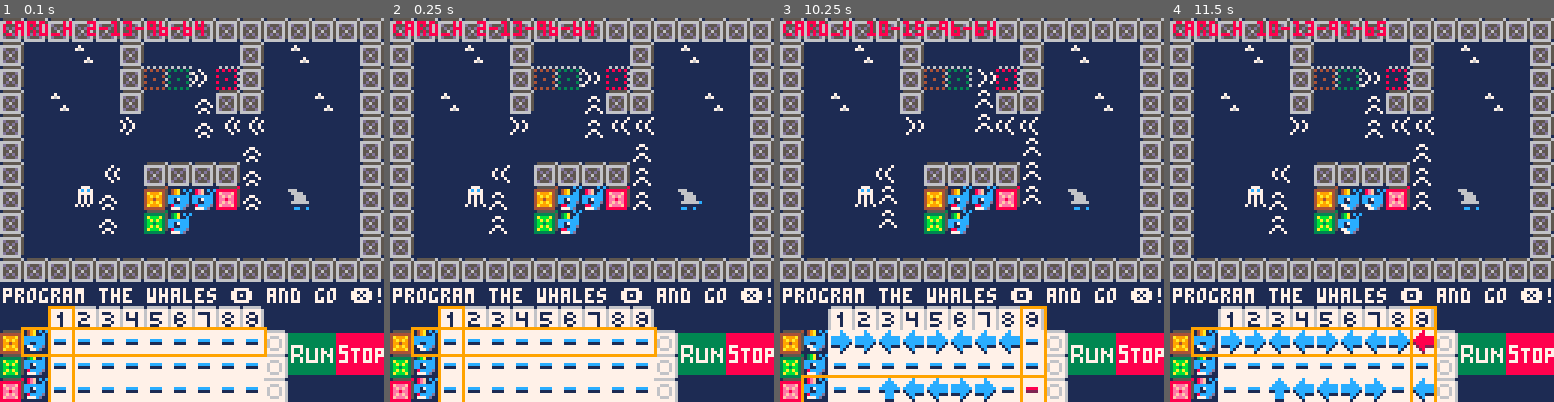
Above: before the commit, frames 1-4 (left to right).
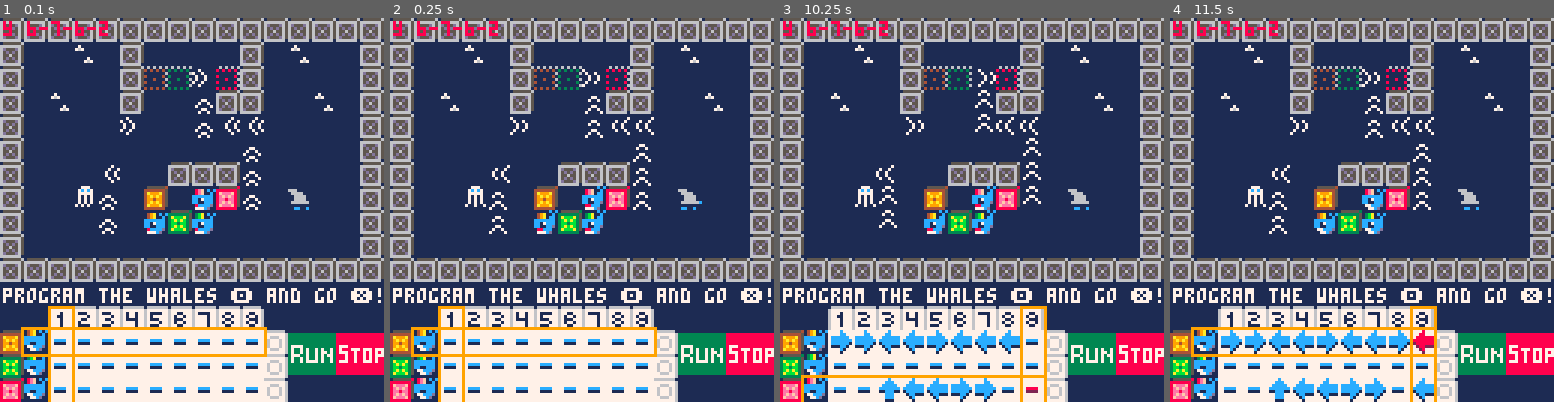
Above: after the commit, the same moments.

Repository: marcduiker/pico-8-games
Game: PICO-8 cartridge carts/yuckyyaml/yucky_yaml.p8
Two runs of this game, one before a commit and one after it. Both use one fixed random seed, a clock stepped at 60 frames per second and the inputs below.
Inputs:
- Up to frame 1 (0.1 s): no input
- Up to frame 2 (0.25 s): no input
- Up to frame 3 (10.25 s): tap X (X key) at 0.33, 1.07, 1.85, 2.97, 4.08, 5.2, 6.32, 7.43, 8.55, 9.67 s; tap O (Z key) at 0.7, 1.7, 2.1, 2.5, 2.9, 3.3, 3.7, 4.1, 4.5, 4.9, 5.3, 5.7, 6.1, 6.5, 6.9, 7.3, 7.7, 8.1, 8.5, 8.9, 9.3, 9.7, 10.1 s; hold Right 1.6-2.1 s; hold Up 2.15-2.42 s; hold Right 2.47-3.03 s; hold Left 3.08-3.58 s; hold Down 3.63-3.97 s; hold Right 4.02-4.68 s; hold Up 4.73-5.03 s; hold Left 5.08-5.68 s; hold Down 5.73-6.03 s; hold Right 6.08-6.58 s; hold Right 6.63-7.13 s; hold Up 7.18-7.45 s; hold Right 7.5-8.07 s; hold Left 8.12-8.62 s; hold Down 8.67-9 s; hold Right 9.05-9.72 s; hold Up 9.77-10.07 s; hold Left from 10.12 s (still down)
- Up to frame 4 (11.5 s): tap O (Z key) at 10.5, 10.9, 11.3 s; release Left at 10.72 s; hold Down 10.77-11.07 s; tap X (X key) at 10.78 s; hold Right from 11.12 s (still down)

The runs differ from the first frame. In frame 1, 2.5% of the frame differs, in the area x 0-57%, y 0-100%; in frame 2, 2.5%; in frame 3, 2.5%; in frame 4, 2.5%.

Commit message:
Initializing a level is working

Diff:
--- a/carts/yuckyyaml/yucky_yaml.p8
+++ b/carts/yuckyyaml/yucky_yaml.p8
@@ -9,10 +9,19 @@
 local _t
 local _spd
 local p
-local w1={x=7,y=7,s=1,c=17,d=0}
-local w2={x=7,y=8,s=1,c=18,d=0}
-local w3={x=8,y=7,s=1,c=19,d=0}
-local whales={w1,w2,w3}
+local whale_colors={17,18,19}
+local whale1={x=nil,y=nil,s=1,c=whale_colors[1],d=0}
+local whale2={x=nil,y=nil,s=1,c=whale_colors[2],d=0}
+local whale3={x=nil,y=nil,s=1,c=whale_colors[3],d=0}
+local whales={whale1,whale2,whale3}
+local container_tiles={43,59,45}
+local end_tiles={44,60,46}
+local container_y={x=nil,y=nil,x_end=nil,y_end=nil,tile=container_tiles[1],tile_end=end_tiles[1]}
+local container_g={x=nil,y=nil,x_end=nil,y_end=nil,tile=container_tiles[2],tile_end=end_tiles[2]}
+local container_r={x=nil,y=nil,x_end=nil,y_end=nil,tile=container_tiles[3],tile_end=end_tiles[3]}
+local containers={}
+local levels={}
+local current_level={}
 local new_x
 local new_y
 local old_x
@@ -22,10 +31,9 @@
 	_t=0
 	_spd=3
 	_init_levels()
-	_init_cards()
-	_upd=_update_cards
-	_drw=_draw_cards
-	p=w1
+	current_level=levels[1]
+	_upd=_upd_init_level
+	_drw=_drw_init_level
 end
 
 function _update()
@@ -38,6 +46,63 @@
  cls()
  map(0,0,0,0,16,16)
  _drw()
+end
+
+function _init_levels()
+	levels={
+		level_1,
+		}
+end
+
+function init_whales(level)
+	whale1.x=level.whale1_x
+	whale1.y=level.whale1_y
+	whale2.x=level.whale2_x
+	whale2.y=level.whale2_y
+	whale3.x=level.whale3_x
+	whale3.y=level.whale3_y
+end
+
+function init_containers(level)
+	-- start position containers
+	container_y.x=level.cy_start_x
+	container_y.y=level.cy_start_y
+	container_g.x=level.cg_start_x
+	container_g.y=level.cg_start_y
+	container_r.x=level.cr_start_x
+	container_r.y=level.cr_start_y
+
+	-- end position containers
+	container_y.x_end=level.cy_end_x
+	container_y.y_end=level.cy_end_y
+	container_g.x_end=level.cg_end_x
+	container_g.y_end=level.cg_end_y
+	container_r.x_end=level.cr_end_x
+	container_r.y_end=level.cr_end_y
+
+	containers={container_y,container_g,container_r}
+end
+
+function _upd_init_level()
+	init_whales(current_level)
+	init_containers(current_level)
+	_init_cards()
+	_upd=_update_cards
+end
+
+function _drw_init_level()
+	-- draw whales
+	for whale in all(whales) do
+		draw_whale(whale)
+	end
+
+	-- draw containers & end tiles
+	for container in all(containers) do
+		mset(container.x,container.y,container.tile)
+		mset(container.x_end,container.y_end,container.tile_end)
+	end
+
+	_drw=_draw_cards
 end
 
 function _update_manual()
@@ -86,8 +152,8 @@
 end
 
 function _draw_game()
-	spr(p.s,p.x*8,p.y*8,1,1)
-	spr(p.c,p.x*8,p.y*8,1,1)
+	--spr(p.s,p.x*8,p.y*8,1,1)
+	--spr(p.c,p.x*8,p.y*8,1,1)
 
 	--rect(2*8,12*8,3*8,16*8-1,9)
 	--rect(1*8-1,14*8-1,11*8,15*8,9)
@@ -96,15 +162,9 @@
 -->8
 -- movement
 
-local box_types={43,45,59}
-local yellow_box={x=nil,y=nil,tile=43,finish=44}
-local green_box={x=nil,y=nil,tile=59,finish=60}
-local red_box={x=nil,y=nil,tile=45,finish=46}
-
 local dirs={0,1,2,3}
 local x_dirs={-1,1,0,0}
 local y_dirs={0,0,-1,1}
-local box
 
 function can_move(new_x,new_y,old_x,old_y)
 	if not has_moved(new_x,new_y,old_x,old_y) then
@@ -126,7 +186,7 @@
 			if is_wall or is_movable then
 				return false
 			else
-				--move box
+				--move container
 				mset(moved_x,moved_y,map_tile)
 				remove_tile(new_x,new_y)
 			end
@@ -161,20 +221,20 @@
 	end
 end
 
-function is_box(x,y)
+function is_container(x,y)
 	local tile=mget(x,y)
-	if is_in_sequence(tile,box_types) then
+	if is_in_sequence(tile,container_tiles) then
 		return true
 	end
 	return false
 end
 
-function push_box(box,d)
-	local new_x=box.x+x_dirs[d+1]
-	local new_y=box.y+y_dirs[d+1]
+function push_container(container,d)
+	local new_x=container.x+x_dirs[d+1]
+	local new_y=container.y+y_dirs[d+1]
 	if can_move(new_x,new_y) then
-		box.x=new_x
-		box.y=new_y
+		container.x=new_x
+		container.y=new_y
 	end
 end
 
@@ -221,21 +281,26 @@
 	end
 end
 
-function _draw_whale(w)
+function draw_whale(w)
 	spr(w.s,w.x*8,w.y*8,1,1)
 	spr(w.c,w.x*8,w.y*8,1,1)
 end
 -->8
 -- cards
 
-local w1_steps={}
-local w2_steps={}
-local w3_steps={}
+local whale1_steps={}
+local whale2_steps={}
+local whale3_steps={}
 local rows={13,14,15}
 local cols={2,3,4,5,6,7,8,9,10}
 local cards_spr_toplay={64,65,66,67,68}
 local cards_spr_played={80,81,82,83,84}
 local cards_spr_high={96,97,98,99,100}
+local sleeping_whales={}
+sleeping_whales[rows[1]]=118
+sleeping_whales[rows[2]]=119
+sleeping_whales[rows[3]]=120
+local results={69,85,101}
 local row_old
 local col_old
 local row_new
@@ -245,11 +310,33 @@
 local row_select={x=1,y=rows[1],xsize=10,ysize=1}
 local col_select={x=cols[1],y=12,xsize=1,ysize=4}
 
+function load_steps()
+
+	-- whale1
+
+	table.insert(whale1_steps,"1")
+
+end
+
+function _init_level(levelNr)
+
+end
+
 function _init_cards()
 	row_new=rows[1]
 	col_new=cols[1]
 	row_old=row_new
 	col_old=col_new
+	for row in all(rows) do
+		for col in all(cols) do
+			-- default card
+			mset(col,row, cards_spr_toplay[1])
+		end
+		-- sleeping whale
+		mset(cols[1]-1,row,sleeping_whales[row])
+		-- result box
+		mset(cols[9]+1,row,results[1])
+	end
 end
 
 function _update_cards()
@@ -281,9 +368,9 @@
 end
 
 function update_whale_sprites()
-	w1.s=anim_item(wh_spr,wh_spd)
-	w2.s=anim_item(wh_spr,wh_spd)
-	w3.s=anim_item(wh_spr,wh_spd)
+	whale1.s=anim_item(wh_spr,wh_spd)
+	whale2.s=anim_item(wh_spr,wh_spd)
+	whale3.s=anim_item(wh_spr,wh_spd)
 end
 
 function update_row_col()
@@ -353,9 +440,9 @@
 end
 
 function draw_whales()
-	_draw_whale(w1)
-	_draw_whale(w2)
-	_draw_whale(w3)
+	draw_whale(whale1)
+	draw_whale(whale2)
+	draw_whale(whale3)
 end
 
 function draw_debug()
@@ -363,7 +450,7 @@
 	--rect(0,0,80,30,7)
 	--print("new "..row_new.."-"..col_new,1,1,8)
 	--print("old "..row_old.."-"..col_old,1,8,8)
-	print("card_h "..card_h.col.."-"..card_h.row.."-"..card_h.hi.."-"..card_h.prev,1,1,8)
+	print("y "..containers[1].x.."-"..containers[1].y.."-"..containers[1].x_end.."-"..containers[1].y_end,1,1,8)
 end
 -->8
 -- menu
@@ -388,108 +475,43 @@
 	}
 end
 
-
--- end_game
-local mark_anim={12,14}
-local anim_speed=8
-
-function update_end_game()
-			if btnp(❎) then
-				extcmd("reset")
-			end
-end
-
-function draw_end_game()
-			camera()
-			map(0,16,0,0,16,16)
-			rect(0,14,127,56,6)
-			spr(anim_player(mark_anim,anim_speed),0,18,2,3)
-			local left_txt=18
-			print("yeah! you made it!",left_txt,18,7)
-			print("i'm mark russinovich, thank",left_txt,24,7)
-			print("you so much for saving this",left_txt,30,7)
-			print("datacenter with the help of",left_txt,36,7)
-			print("azure functions. they are",left_txt,42,7)
-			print("so powerful, right?!",left_txt,48,7)
-
-			print("press ❎/x to restart",24,68,9)
-			print("created by",44,84,7)
-			print("marc duiker ",42,92,7)
-			print("i",34,108,7)
-			print("♥",42,108,8)
-			print("serverless",52,108,7)
-		end
-
 -->8
 -- texts
-local x1=0
-local y1=50
-local x2=127
-local y2=90
-local xpadding=3
-
-function show_level_1_start_text()
-	draw_text_box()
-	print("restore the energy of the data",game_maps[level_id].pix_x+x1+xpadding,game_maps[level_id].pix_y+54,7)
-	print("center by collecting all items.",game_maps[level_id].pix_x+x1+xpadding,game_maps[level_id].pix_y+62, 7)
-	print("finish on the green dot.",game_maps[level_id].pix_x+x1+xpadding,game_maps[level_id].pix_y+70,7)
-end
-
-function show_bumping_text()
-	draw_text_box()
-	print("hey! please stop humping the",game_maps[level_id].pix_x+x1+xpadding,game_maps[level_id].pix_y+54,7)
-	print("servers! that's not the way to",game_maps[level_id].pix_x+x1+xpadding,game_maps[level_id].pix_y+62,7)
-	print("turn them on...",game_maps[level_id].pix_x+x1+xpadding,game_maps[level_id].pix_y+70,7)
-end
-
-function show_game_over_text()
-	draw_text_box()
-	print(" --= game over =--",game_maps[level_id].pix_x+x1+xpadding+24,game_maps[level_id].pix_y+54,7)
-	print("watch out for those bugs!",game_maps[level_id].pix_x+x1+xpadding+14,game_maps[level_id].pix_y+68,7)
-end
-
-function show_avocado_text()
-	draw_text_box()
-	print("wow, you really like avocados!",game_maps[level_id].pix_x+x1+xpadding,game_maps[level_id].pix_y+62,7)
-end
-
-function show_level_start_text()
-	draw_text_box()
-	print("--= level "..game_maps[level_id].level.." =--",game_maps[level_id].pix_x+x1+xpadding+30,game_maps[level_id].pix_y+62,7)
-end
-
-function show_level_end_text()
-	draw_text_box()
-	print("you've finished level "..game_maps[level_id].level.." in "..player.moves,game_maps[level_id].pix_x+x1+xpadding,game_maps[level_id].pix_y+54,7)
-	print("moves!",game_maps[level_id].pix_x+x1+xpadding,game_maps[level_id].pix_y+62,7)
-end
 
 function draw_text_box()
 	rectfill(game_maps[level_id].pix_x+x1,game_maps[level_id].pix_y+y1,game_maps[level_id].pix_x+x2,game_maps[level_id].pix_y+y2,0)
 	rect(game_maps[level_id].pix_x+x1,game_maps[level_id].pix_y+y1,game_maps[level_id].pix_x+x2,game_maps[level_id].pix_y+y2,7)
 	print("press 🅾️/c to continue",game_maps[level_id].pix_x+x1+20,game_maps[level_id].pix_y+81,6)
 end
+
 -->8
 -- levels
-local levels={}
-
-local level_1={
+level_1={
 	id=1,
-	w1_x=0,
-	w1_y=0,
-	w2_x=0,
-	w2_y=0,
-	w3_x=0,
-	w3_y=0,
+	whale1_x=6,
+	whale1_y=8,
+	whale2_x=8,
+	whale2_y=8,
+	whale3_x=8,
+	whale3_y=7,
+	cy_start_x=6,
+	cy_start_y=7,
+	cg_start_x=7,
+	cg_start_y=8,
+	cr_start_x=9,
+	cr_start_y=7,
+	cy_end_x=6,
+	cy_end_y=2,
+	cg_end_x=7,
+	cg_end_y=2,
+	cr_end_x=9,
+	cr_end_y=2,
 	map_x=0,
 	map_y=0,
 }
 
-function _init_levels()
-	levels={
-		level_1,
-		}
-end
+
+
 -->8
 -- shared
 
@@ -718,13 +740,13 @@
 __map__
 0606060606060606060606060606060600000000000000000000000000000000000000000000000000000000000000000000000000000000000000000000000000000000000000000000000000000000000000000000000000000000000000000000000000000000000000000000000000000000000000000000000000000000
 0610102010061010101006102010100611111111111111111111111111111111111111111111111111111111111111111111111111111111111111111111111111111111111111111111111111111111111111111111111111111111111111111111111111111111111111111111111100000000000000000000000000000000
-0610101010062c3c372e06101010100611101010101010101010101010101011111010101010101010101010101010111110101010101010101010101010101111101111110711111111071111110411111010101010102610101010101004111110101010101010101010101010051100000000000000000000000000000000
+0610101010061010371006101010100611101010101010101010101010101011111010101010101010101010101010111110101010101010101010101010101111101111110711111111071111110411111010101010102610101010101004111110101010101010101010101010051100000000000000000000000000000000
 0610201010061010230606101020100611041111111011101011101111110811111010101011101111101010101010111110040810101011111110051010101111101010101010101010102610101011111011101010111011111110111111101110111111111111111111111111101100000000000000000000000000000000
 0610101010371010233333101010100611101107101011101011101007111011111010041111101111101010081010111110101011101111111110111010101111111111111111111111101111111111111011111010111011061010101105111110110610101010101010101011101100000000000000000000000000000000
 0610101010101010101023101010100611101110101011101011102610111011111010261111100711111010101010111110101011101111112610111010101111111010101010111111071010101011111011071107111011111010101110111110101010101111111107101010101100000000000000000000000000000000
-0610101033100606060623101010100611101110100911101011051010111011111010071110101011111110101010111110101110101111091010101110101111101106101110111110111006111011111011101011111011101010101110111110101010111010101010101010101100000000000000000000000000000000
-0610101524102b10102d23101810100611101111111111101011111111111011111010111110101010101111102610111110101126101111111111101110101111101011111010111110101111101011111011101010111011111110101110111110101011101011111111110710101100000000000000000000000000000000
-0610101023103b10101010101010100611101010101010101006101010101011111010111110101010101011110910111107110910101010141611101011071111101010101010101010101010101011110810101010101010102610101010111110101011041116141010102626261100000000000000000000000000000000
+0610101033101006060623101010100611101110100911101011051010111011111010071110101011111110101010111110101110101111091010101110101111101106101110111110111006111011111011101011111011101010101110111110101010111010101010101010101100000000000000000000000000000000
+0610101524101010101023101810100611101111111111101011111111111011111010111110101010101111102610111110101126101111111111101110101111101011111010111110101111101011111011101010111011111110101110111110101011101011111111110710101100000000000000000000000000000000
+0610101023101010101010101010100611101010101010101006101010101011111010111110101010101011110910111107110910101010141611101011071111101010101010101010101010101011110810101010101010102610101010111110101011041116141010102626261100000000000000000000000000000000
 0610101010101010101010101010100611101111111111261011111111111011111010111010062604101011111110111110101105101010111110101110101111101111111111111111111111111111111011111010111006111411101111111110081111111111111109101010101100000000000000000000000000000000
 0606060606060606060606060606060611101110100611101011101010111011111011111010101010101011161110111110101110101011111110101110261111101010101010261010101010100511111110101011101110111611101110101110101010111010101010101010101100000000000000000000000000000000
 6f6f6f6f6f6f6f6f6f6f6f6f6f6f6f6f11101110101011101011261610111011111011111010101010101014101110111110101011101011111010111010101111111111111111111111111110111411111110101011101110111111101111101110101010101111111111071010101100000000000000000000000000000000
Not shown, added: carts/yuckyyaml/screenshots/yucky_yaml_2.gif
